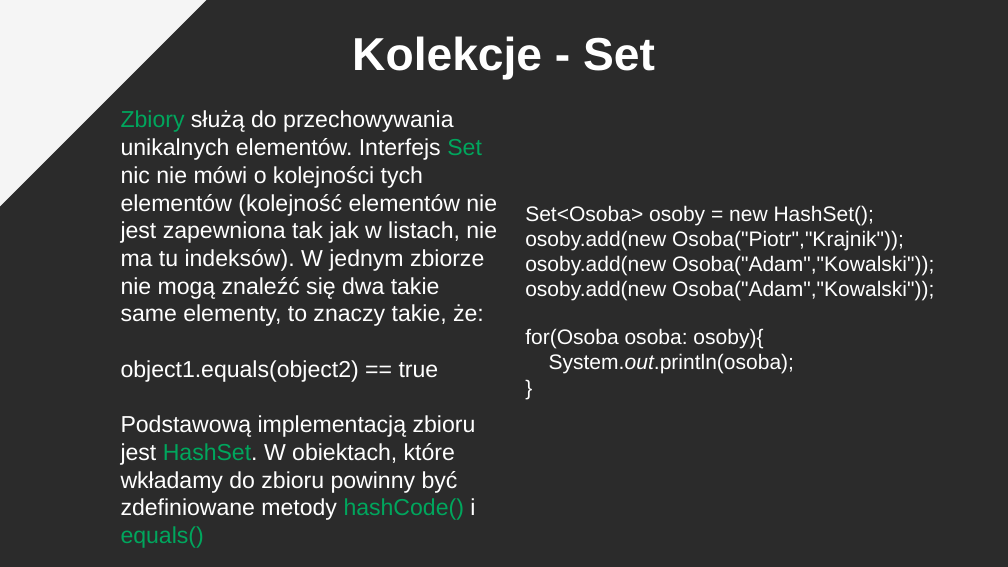
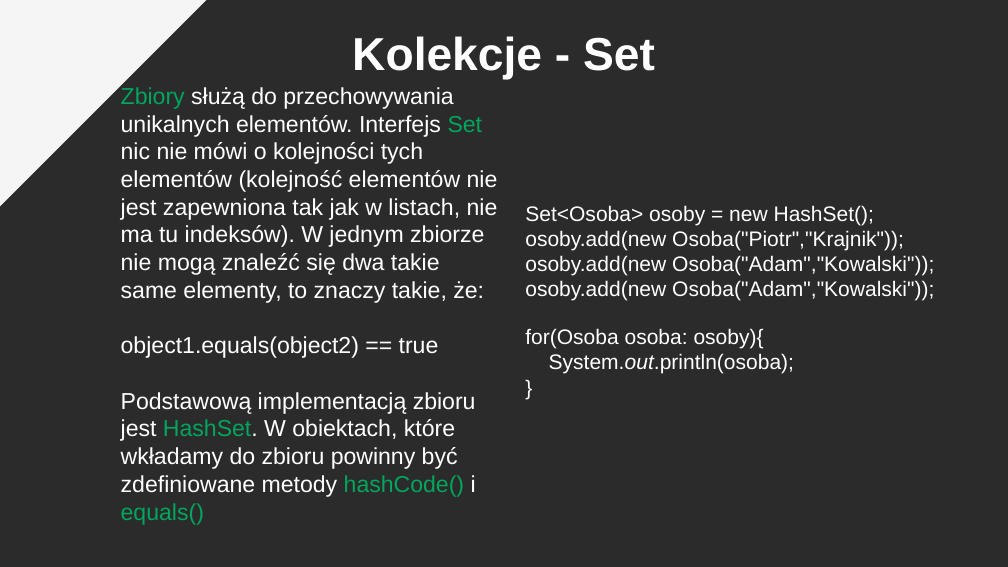
Before and after one commit to pkrajnik/WprowadzenieDoJava4Zajecia, a slide deck: slide 39 of WprowadzenieDoJezykaJAVA_v2_PiotrKrajnik.pptx (slide 40 before the commit). Drawn at 1008x567 pixels with LibreOffice and Linux fonts; fonts in the diff are those of the drawing; background and template pictures are left out; a plain dark background stands for a picture behind light text. Boxes give left, top, right and bottom in pixels: in the first picture for what was removed or moved away, otherwise in the second. Text is boxed around its words. In the diff, an @@ line names an element or a change of style, - is before the commit and + after.

```diff
--- a/WprowadzenieDoJezykaJAVA_v2_PiotrKrajnik.pptx
+++ b/WprowadzenieDoJezykaJAVA_v2_PiotrKrajnik.pptx
@@ text "Zbiory służą do przechowywania unikalnych ...": place and size @@
-text "Zbiory służą do przechowywania unikalnych ..." at bbox=[121, 110, 497, 548]
+text "Zbiory służą do przechowywania unikalnych ..." at bbox=[121, 87, 498, 525]
```
Also in this commit, not shown: 2 other slides changed, 1 slide removed.
